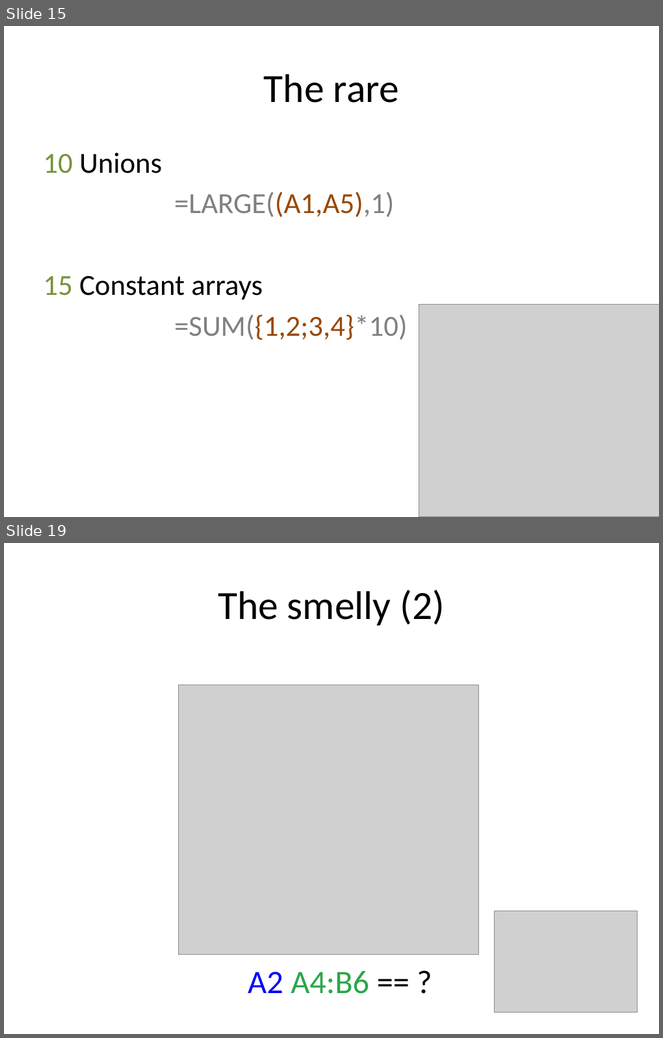
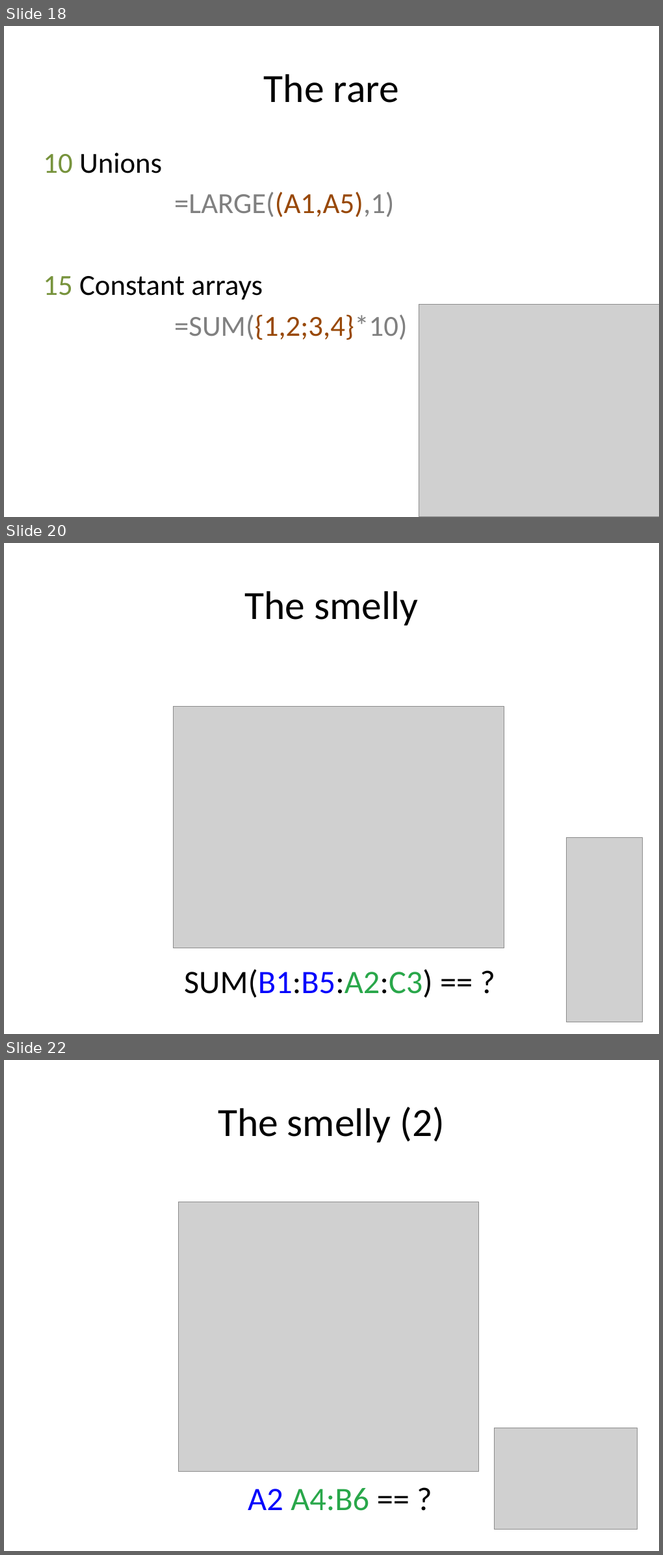
Before and after one commit to spreadsheetlab/XLGrammarPaper, a slide deck: presentation/XLParser.pptx. Shown one above the other, each under a label of ours: slides 15 and 19 before the commit, slides 18, 20 and 22 after it; the slides between them are not shown. The pictures are 663x1038 and 663x1555 pixels, drawn with LibreOffice and Linux fonts; fonts in the diff are those of the drawing; grey boxes stand for pictures. Boxes give left, top, right and bottom in pixels: in the first picture for what was removed or moved away, otherwise in the second. Text is boxed around its words. In the diff, an @@ line names an element or a change of style, - is before the commit and + after.

```diff
--- a/presentation/XLParser.pptx
+++ b/presentation/XLParser.pptx
@@ slide 20 added at bbox=[4, 543, 659, 1034], background #FFFFFF @@
@@ title added at bbox=[244, 591, 418, 626], 44 pt, text #000000 @@
+The smelly
@@ picture added at bbox=[173, 707, 504, 949] @@
@@ picture added at bbox=[566, 838, 643, 1023] @@
@@ text added at bbox=[184, 969, 433, 998], 36 pt, text #000000 @@
+SUM(B1:B5:A2:C3) == ?
@@ what was slide 15 is now slide 18 @@
@@ what was slide 19 is now slide 22 @@
```
Also in this commit, not shown: 7 slides changed, 3 other slides added, 1 slide removed.
